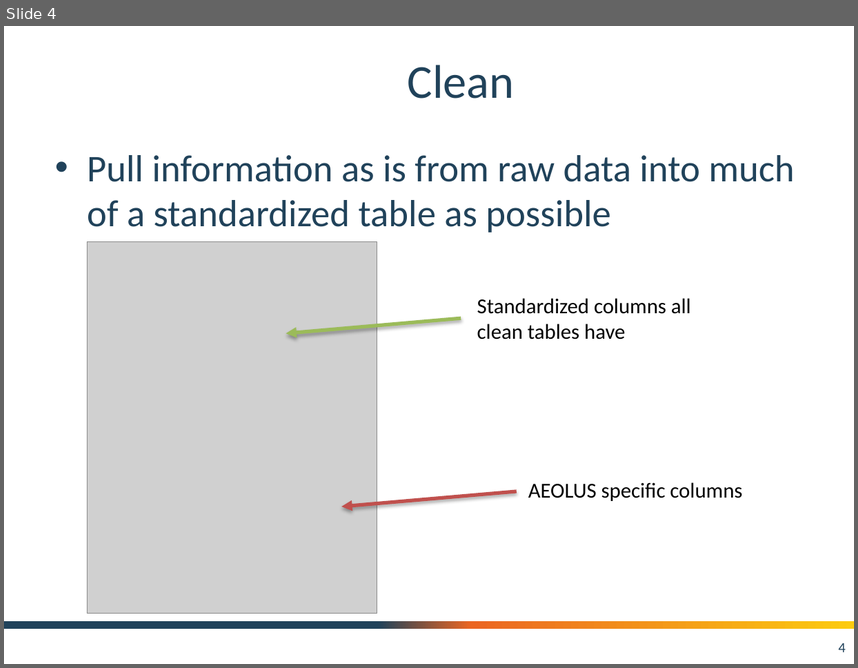
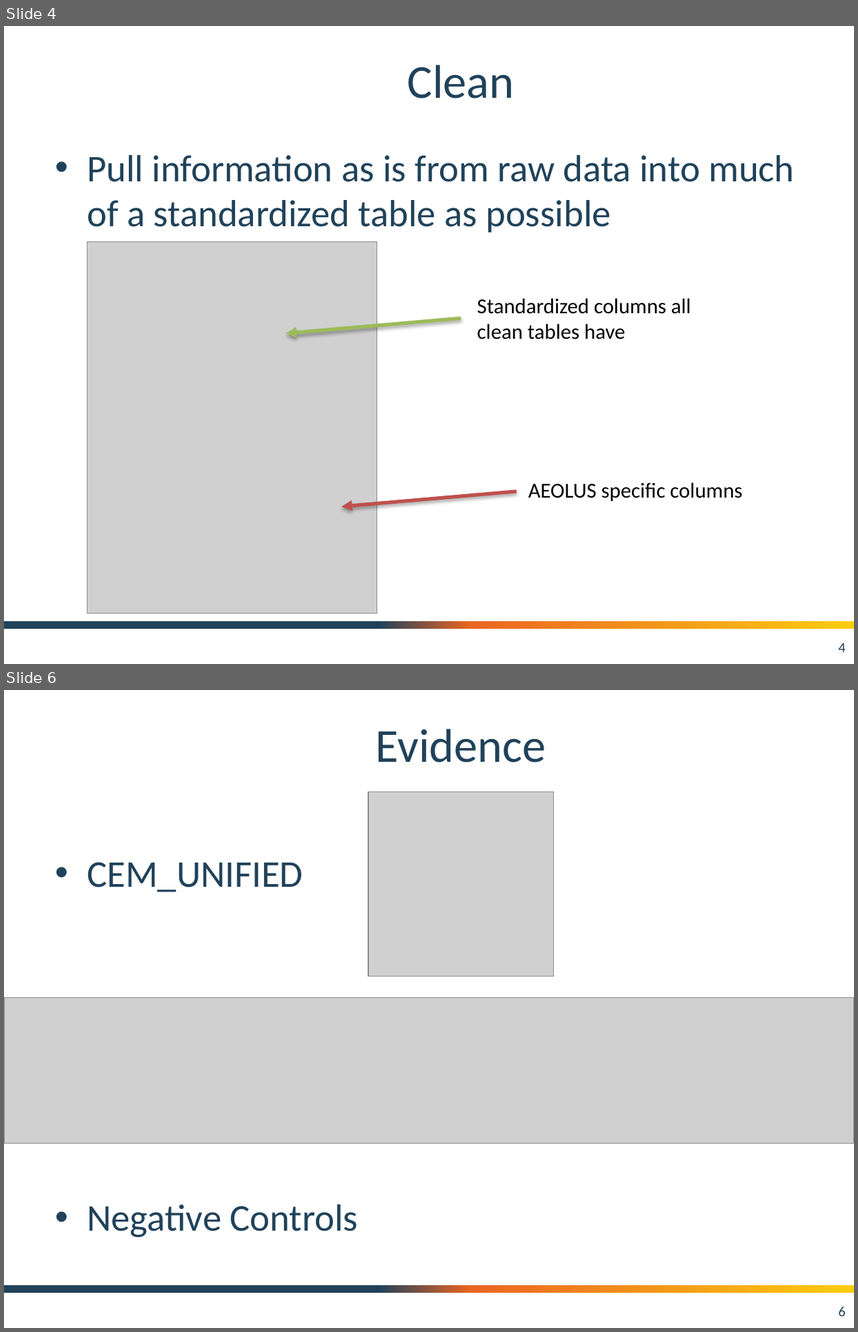
Before and after one commit to OHDSI/CommonEvidenceModel, a slide deck: documentation/CEM_CODE_OVERVIEW.pptx. Shown one above the other, each under a label of ours: slide 4 before the commit, slides 4 and 6 after it; the slides between them are not shown. The pictures are 858x668 and 858x1332 pixels, drawn with LibreOffice and Linux fonts; fonts in the diff are those of the drawing; grey boxes stand for pictures; background and template pictures are left out. Boxes give left, top, right and bottom in pixels: in the first picture for what was removed or moved away, otherwise in the second. Text is boxed around its words. In the diff, an @@ line names an element or a change of style, - is before the commit and + after.

```diff
--- a/documentation/CEM_CODE_OVERVIEW.pptx
+++ b/documentation/CEM_CODE_OVERVIEW.pptx
@@ slide 6 added at [4, 690, 854, 1328], background #FFFFFF; not listed: 1 template element that a slide beside it also shows @@
@@ title added at [376, 729, 546, 762], 40 pt, text #20425A @@
+Evidence
@@ picture added at [369, 792, 554, 976] @@
@@ text added at [87, 862, 359, 1237], 32 pt, text #20425A @@
+• CEM_UNIFIED
+• Negative Controls
@@ picture added at [4, 997, 854, 1143] @@
@@ page number added at [838, 1306, 845, 1316], 12 pt, text #20425A @@
+6
```
Also in this commit, not shown: 4 other slides added, 4 other files.
